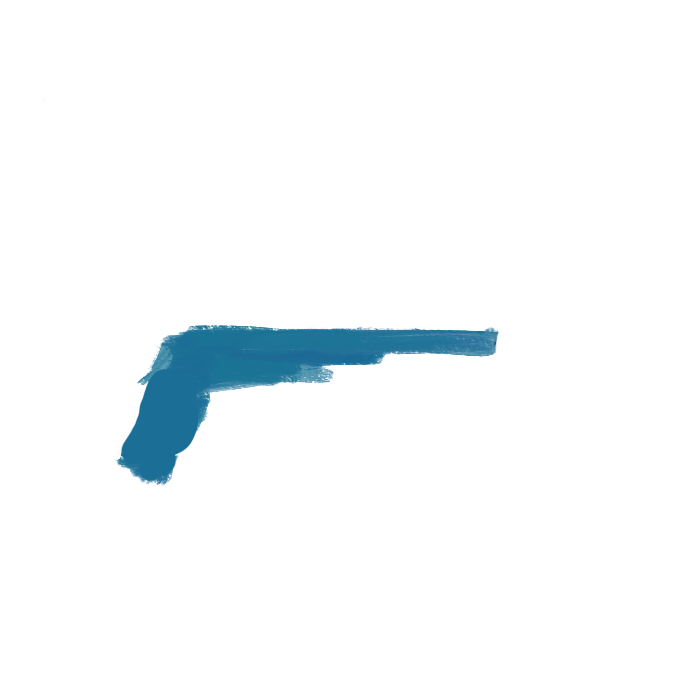
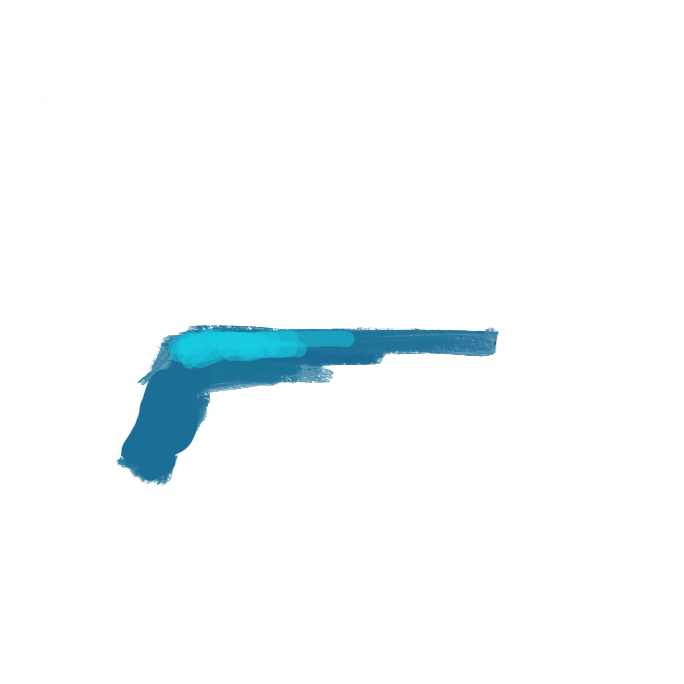
Layers edited between the first and the second 684×684 image:
painted on "Layer 12" over bbox(168, 328, 356, 370)
